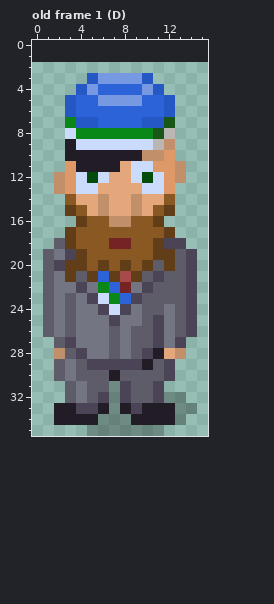
One commit to this pixel-art file: art/cfe-ksv-sass.aseprite. The first picture shows the starting point.
16x34 pixels, 37 frames. Shown: old frame 1 (D). The old version is drawn lined up with the new one, on the new canvas. The commit also changed other frames, which this record leaves out.
Once edited:
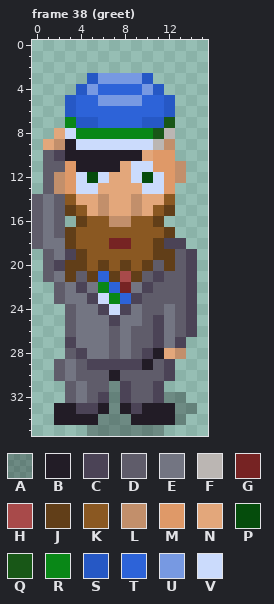
Palette (. is transparent): A #00000046  B #221c26  C #4b4356  D #5f5c6a  E #737582  F #bbb6b3  G #762323  H #a84a4a  J #613e18  K #8a5822  L #c28f6b  M #df9968  N #e3a77b  P #054c0c  Q #185717  R #098717  S #2658c5  T #2d63d8  U #7799e2  V #cbdbfc
A new or re-ordered frame is compared with the old frame closest to it.
Difference:
canvas 16x34 -> 16x36, the old top-left corner now at 0,2
frames 37 -> 39
Frame 38 (greet) is new; against old frame 1 (D):
y 8: x 2 . -> N
y 9: x 1..2 .. -> NL
y 10: x 1..2 .. -> DC; x 10..11 LL -> NM
y 11: x 1..2 .. -> DD
y 12..13: x 1 . -> D
y 14..17: x 0..2 ... -> DED
y 18: x 0..2 ..D -> DEE
y 22: x 1..2 DE -> .D
y 23: x 1..3 DED -> .DE
y 24..26: x 1..2 DE -> ..
y 27: x 2 D -> .
y 28: x 2 L -> .
